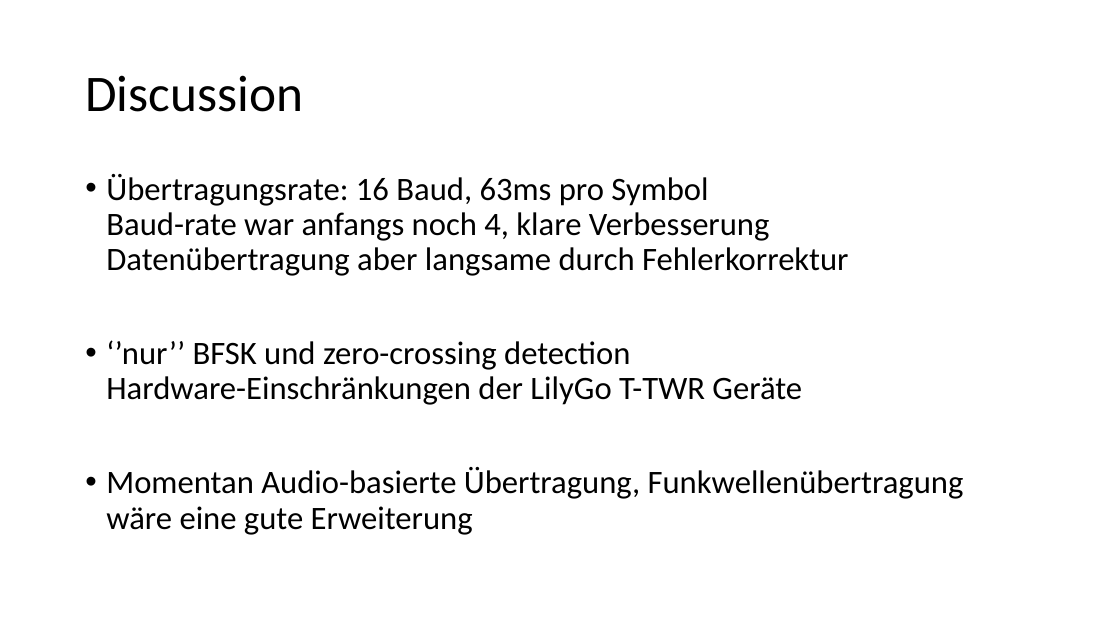
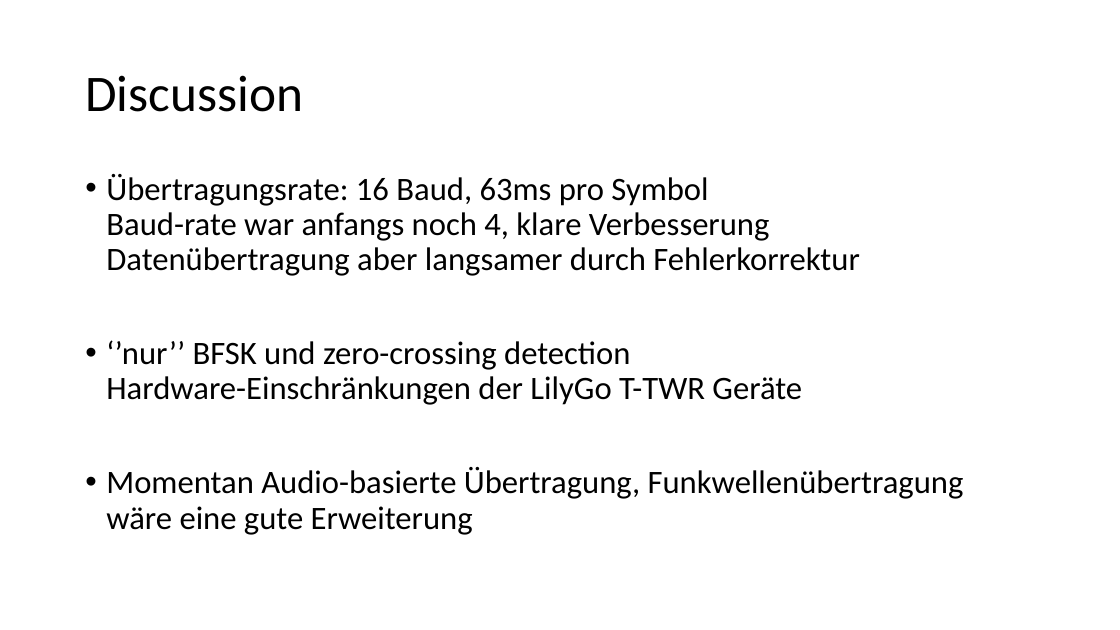
Before and after one commit to piuswa/T-TWR, a slide deck: slide 8 of presentation_gruppe2+3.pptx. Drawn at 1120x630 pixels with LibreOffice and Linux fonts; fonts in the diff are those of the drawing. Boxes give left, top, right and bottom in pixels: in the first picture for what was removed or moved away, otherwise in the second. Text is boxed around its words. In the diff, an @@ line names an element or a change of style, - is before the commit and + after.

Commit message:
updated presentation

```diff
--- a/presentation_gruppe2+3.pptx
+++ b/presentation_gruppe2+3.pptx
@@ text at (106,174,859,276): text changed @@
-• Übertragungsrate: 16 Baud, 63ms pro Symbol
-  Baud-rate war anfangs noch 4, klare Verbesserung
-  Datenübertragung aber langsame durch Fehlerkorrektur
+• Übertragungsrate: 16 Baud, 63ms pro Symbol
+  Baud-rate war anfangs noch 4, klare Verbesserung
+  Datenübertragung aber langsamer durch Fehlerkorrektur
```
